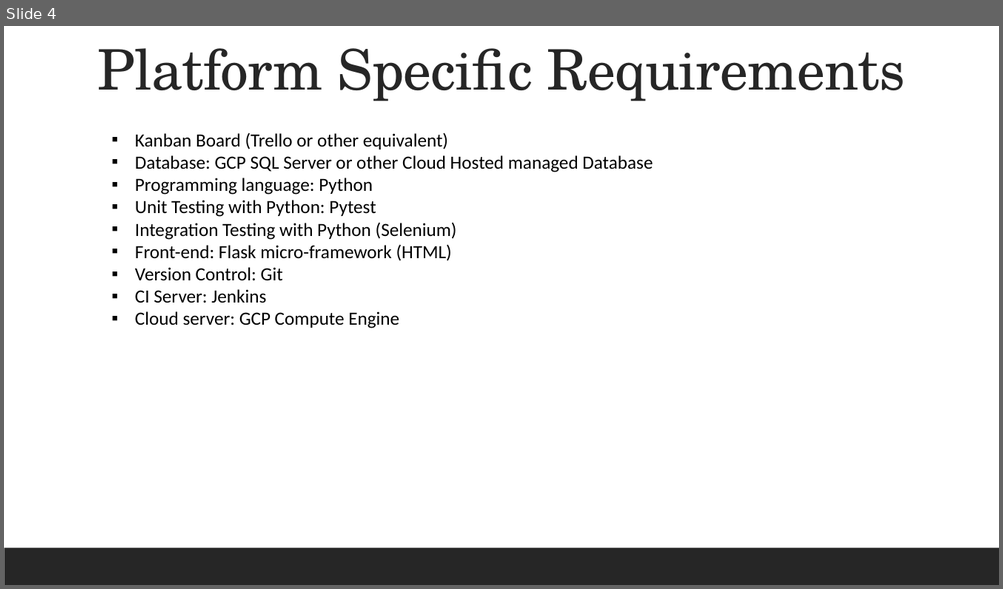
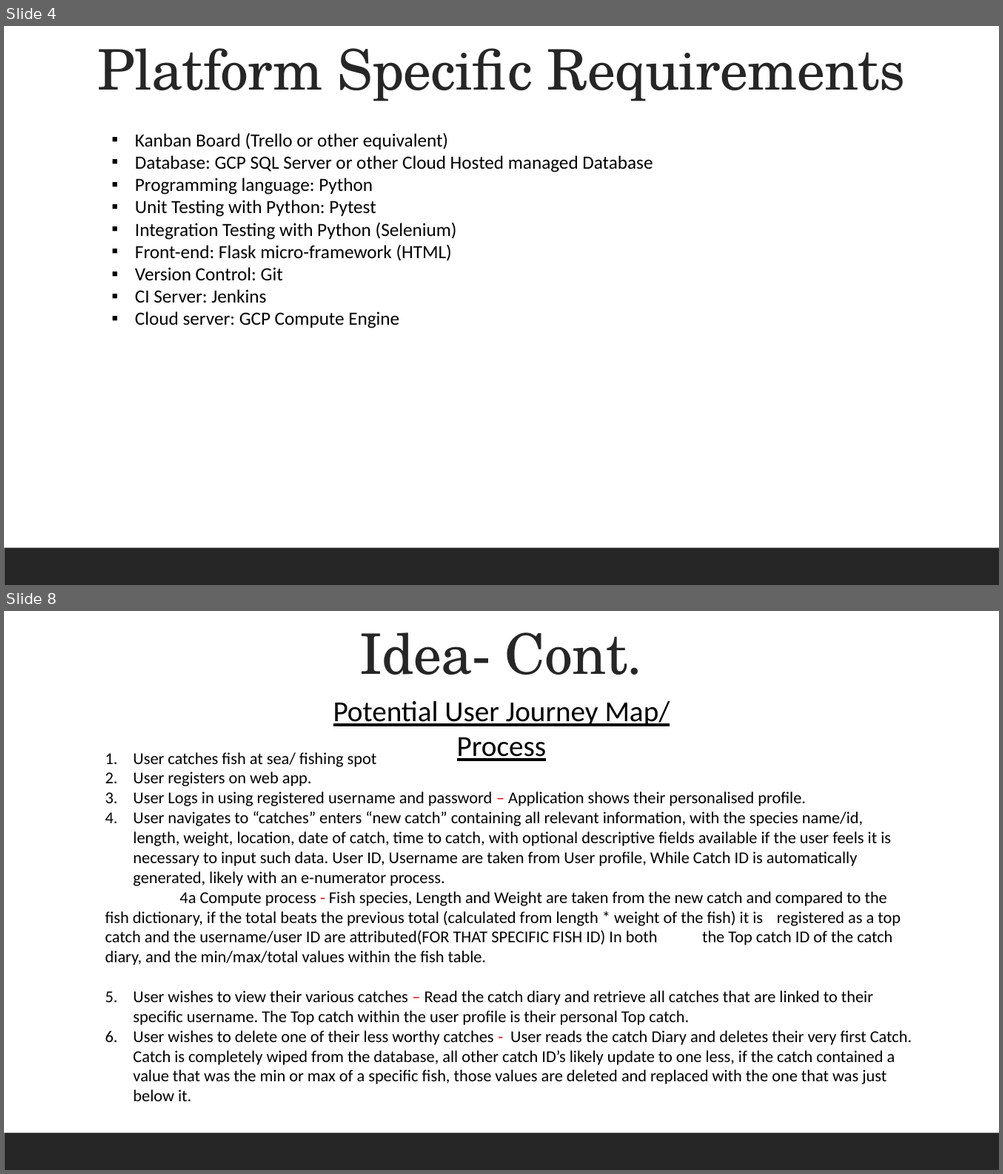
Before and after one commit to Bkirkb/QA-Fundamental, a slide deck: Documentation/DevOps Fundamental PowerPoint.pptx. Shown one above the other, each under a label of ours: slide 4 before the commit, slides 4 and 8 after it; the slides between them are not shown. The pictures are 1003x589 and 1003x1174 pixels, drawn with LibreOffice and Linux fonts; fonts in the diff are those of the drawing. Boxes give left, top, right and bottom in pixels: in the first picture for what was removed or moved away, otherwise in the second. Text is boxed around its words. In the diff, an @@ line names an element or a change of style, - is before the commit and + after.

```diff
--- a/Documentation/DevOps Fundamental PowerPoint.pptx
+++ b/Documentation/DevOps Fundamental PowerPoint.pptx
@@ slide 8 added at (4, 611, 999, 1170), background #FFFFFF; not listed: 1 template element that a slide beside it also shows @@
@@ text added at (360, 632, 643, 675), 54 pt, text #262626 @@
+Idea- Cont.
@@ text added at (333, 701, 670, 761), 28 pt, text #000000, underline @@
+Potential User Journey Map/ Process
@@ text added at (105, 752, 911, 1102), 16 pt, text #000000 @@
+1. User catches fish at sea/ fishing spot
+2. User registers on web app.
+3. User Logs in using registered username and password – Application shows their personalised profile.
+4. User navigates to “catches” enters “new catch” containing all relevant information, with the species name/id, length, weight, location, date of catch, time to catch, with optional descriptive fields available if the user feels it is necessary to input such data. User ID, Username are taken from User profile, While Catch ID is automatically generated, likely with an e-numerator process.
+4a Compute process - Fish species, Length and Weight are taken from the new catch and compared to the fish dictionary, if the total beats the previous total (calculated from length * weight of the fish) it is registered as a top catch and the username/user ID are attributed(FOR THAT SPECIFIC FISH ID) In both the Top catch ID of the catch diary, and the min/max/total values within the fish table.
+5. User wishes to view their various catches – Read the catch diary and retrieve all catches that are linked to their specific username. The Top catch within the user profile is their personal Top catch.
+6. User wishes to delete one of their less worthy catches - User reads the catch Diary and deletes their very first Catch. Catch is completely wiped from the database, all other catch ID’s likely update to one less, if the catch contained a value that was the min or max of a specific fish, those values are deleted and replaced with the one that was just below it.
@@ rectangle added at (95, 958, 954, 1046), fill #FFFFFF @@
```
Also in this commit, not shown: 1 slide changed, 3 other slides added, 2 other files.
